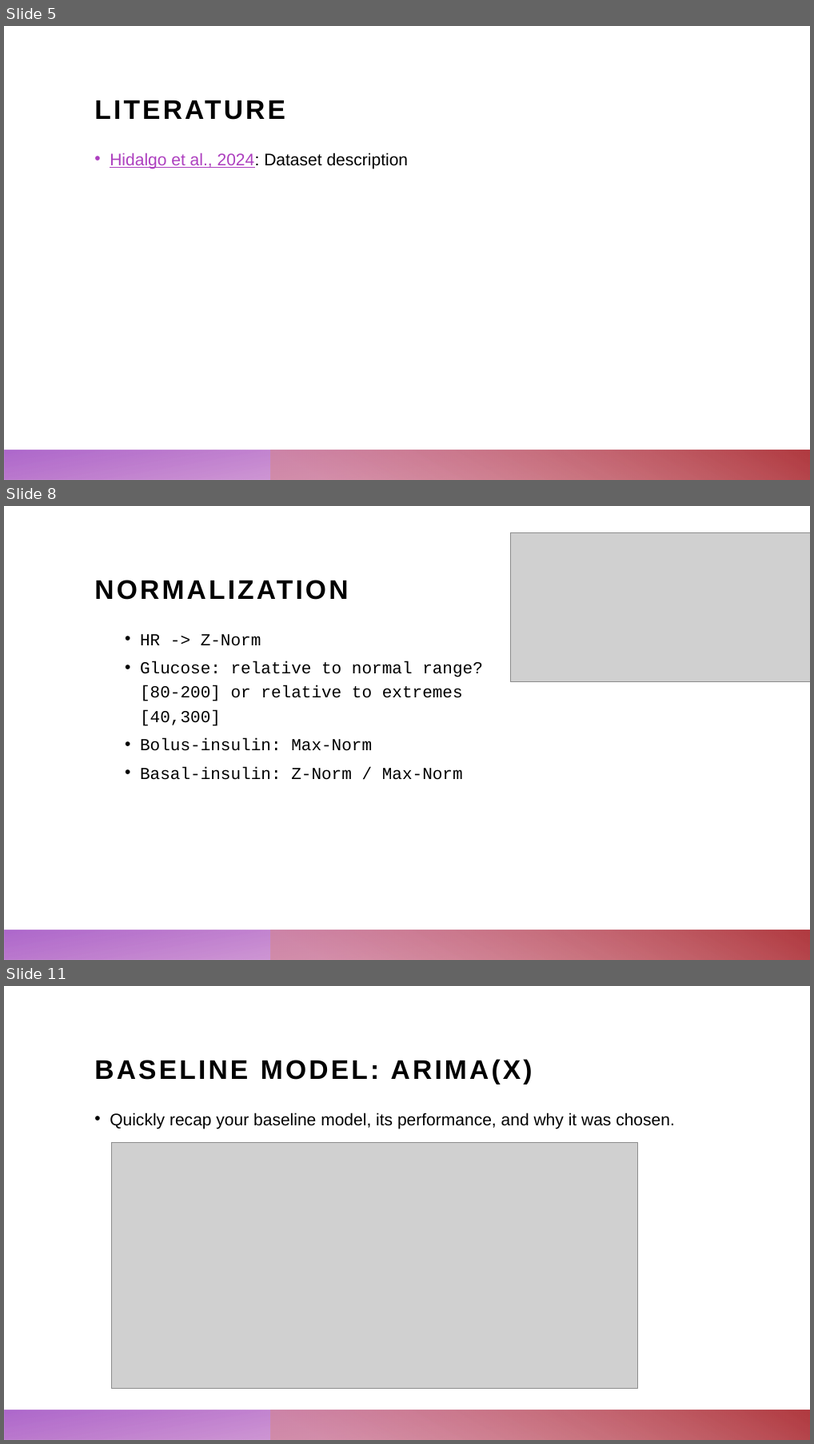
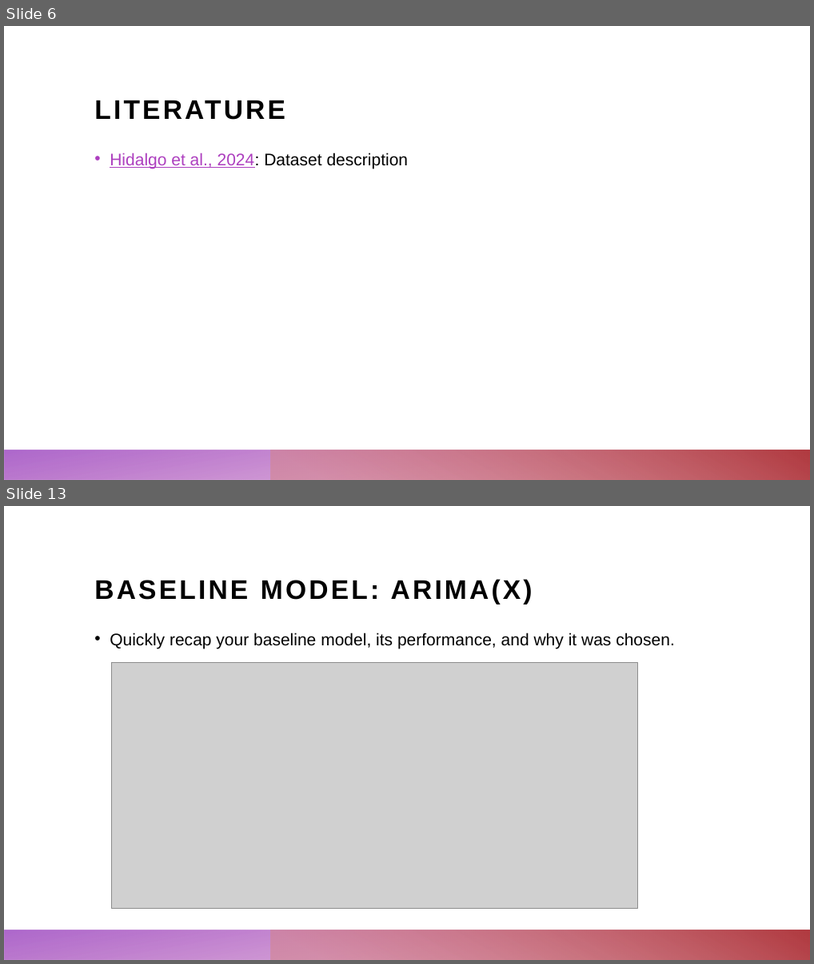
Before and after one commit to ChristopherKunze-Git/AdvancedTimeSeriesCourse-Engineering-Data, a slide deck: 4_Presentation/Blood_glucose_prediction.pptx. Shown one above the other, each under a label of ours: slides 5, 8 and 11 before the commit, slides 6 and 13 after it; the slides between them are not shown. The pictures are 814x1444 and 814x964 pixels, drawn with LibreOffice and Linux fonts; fonts in the diff are those of the drawing; grey boxes stand for pictures. Boxes give left, top, right and bottom in pixels: in the first picture for what was removed or moved away, otherwise in the second. Text is boxed around its words. In the diff, an @@ line names an element or a change of style, - is before the commit and + after.

```diff
--- a/4_Presentation/Blood_glucose_prediction.pptx
+++ b/4_Presentation/Blood_glucose_prediction.pptx
@@ slide 8 removed at [4,506,810,960], background #FFFFFF; not listed: 2 template elements that a slide beside it also shows @@
@@ picture removed at [511,532,810,681] @@
@@ title removed at [94,580,348,600] @@
-NORMALIZATION
@@ text removed at [140,634,483,780] @@
-  • HR -> Z-Norm
-  • Glucose: relative to normal range?
-    [80-200] or relative to extremes [40,300]
-  • Bolus-insulin: Max-Norm
-  • Basal-insulin: Z-Norm / Max-Norm
@@ what was slide 5 is now slide 6 @@
@@ what was slide 11 is now slide 13 @@
```
Also in this commit, not shown: 7 slides changed, 3 slides added, 5 other files.
